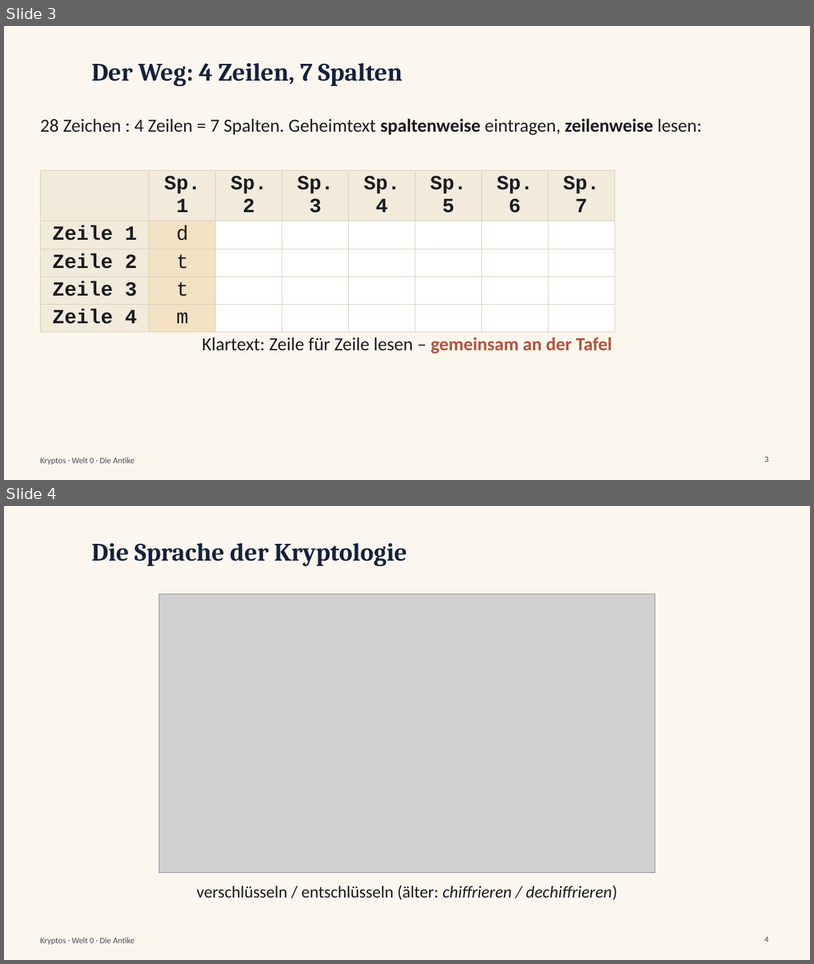
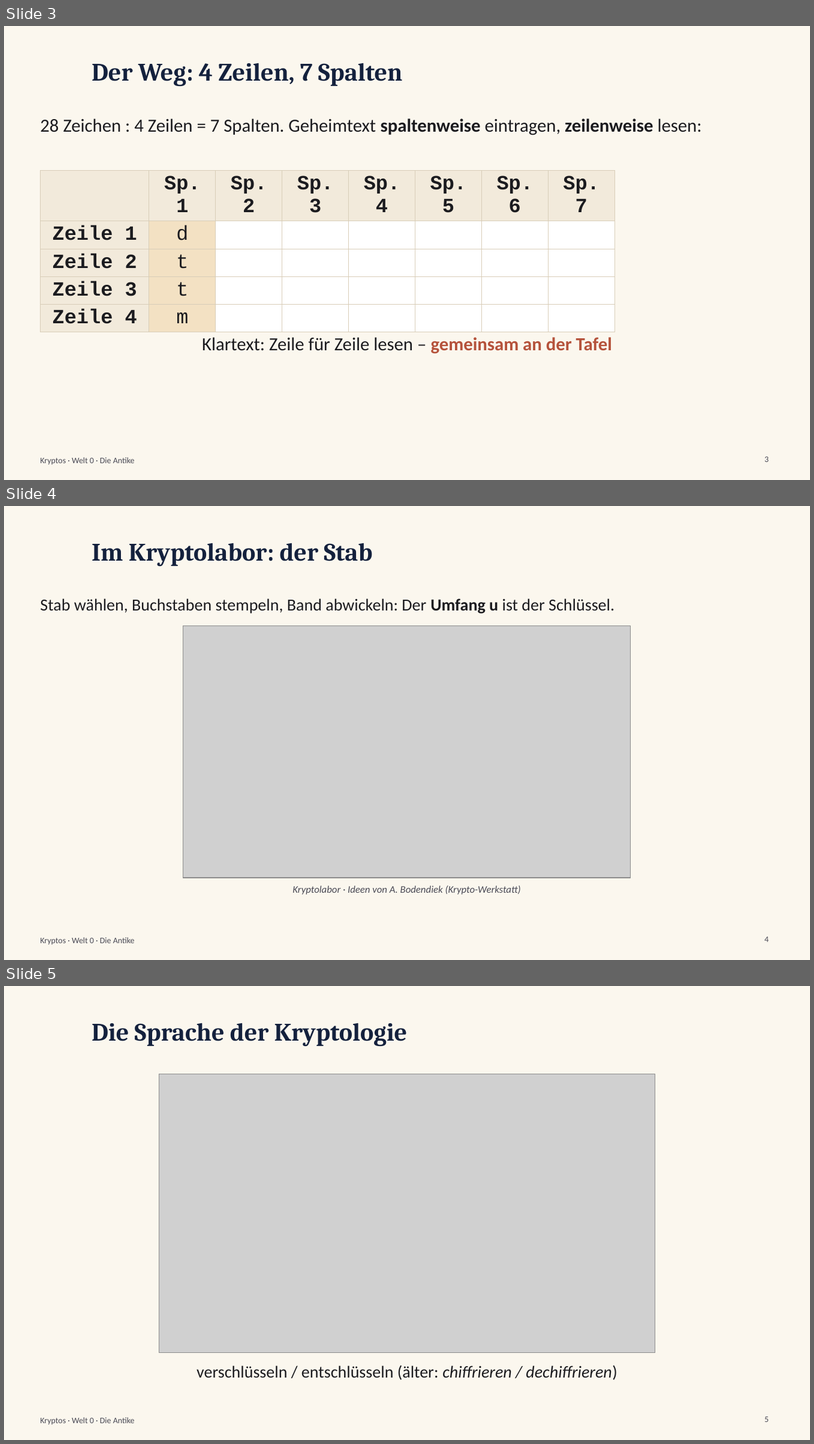
Before and after one commit to frankjuchim/kryptos, a slide deck: materialien/Welt0_Antike/1_Praesentation/KR_W0_Praesentation_Antike.pptx. Shown one above the other, each under a label of ours: slides 3 and 4 before the commit, slides 3, 4 and 5 after it. The pictures are 814x964 and 814x1444 pixels, drawn with LibreOffice and Linux fonts; fonts in the diff are those of the drawing; grey boxes stand for pictures; background and template pictures are left out. Boxes give left, top, right and bottom in pixels: in the first picture for what was removed or moved away, otherwise in the second. Text is boxed around its words. In the diff, an @@ line names an element or a change of style, - is before the commit and + after.

```diff
--- a/materialien/Welt0_Antike/1_Praesentation/KR_W0_Praesentation_Antike.pptx
+++ b/materialien/Welt0_Antike/1_Praesentation/KR_W0_Praesentation_Antike.pptx
@@ slide 4 added at box(4, 506, 810, 960), background #FBF7EE; not listed: 1 template element that a slide beside it also shows @@
@@ title added at box(92, 543, 372, 567), 30 pt, text #14213D, bold @@
+Im Kryptolabor: der Stab
@@ text added at box(40, 598, 615, 613), 20 pt, text #1B1B1F @@
+Stab wählen, Buchstaben stempeln, Band abwickeln: Der Umfang u ist der Schlüssel.
@@ picture added at box(183, 626, 632, 877) @@
@@ text added at box(293, 885, 521, 894), 12 pt, text #4A4A55, italic @@
+Kryptolabor · Ideen von A. Bodendiek (Krypto-Werkstatt)
@@ page number added at box(765, 936, 769, 942), 10 pt, text #4A4A55 @@
+4
@@ what was slide 4 is now slide 5 @@
@@ page number at box(765, 1416, 769, 1422): text changed @@
-4
+5
```
Also in this commit, not shown: 2 slides changed, 3 other slides added, 23 other files.
